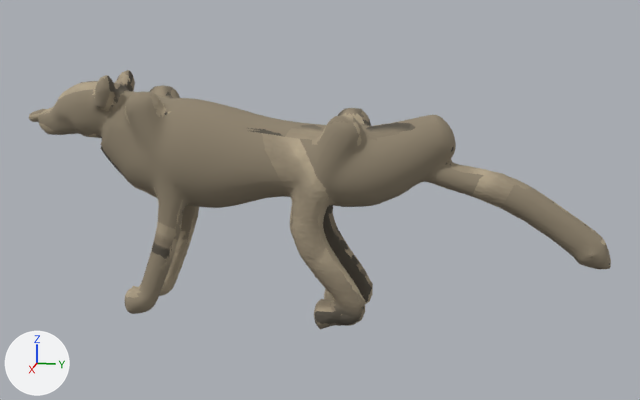
The glTF model assets/animals/wolf.glb as it was, and as the next commit left it.
The view is the same before and after, from a 50 mm lens placed at (2.979, 0.899, 1.173), pointed at (-0.009, 0.302, 0.426). Every picture has the same lights, and +X, +Y and +Z are marked at lower left. The first picture is the older version. Vertices at exactly the same position are counted once.

In view in the first picture: 'wolf'.
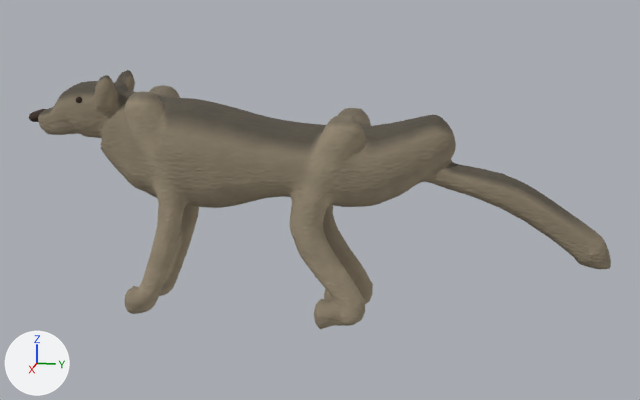
Where the change shows, as pixel boxes [x1, y1, x2, y2] in the pictures (640 x 400 px):
part 1 of me_wolf, surface changed
    both: [29, 70, 611, 329]

The change, as a diff of the scene's bpy script:
```diff
--- a/assets/animals/wolf.glb.py
+++ b/assets/animals/wolf.glb.py
@@ me_wolf @@
 # used by ob_wolf; location = (0.0, 0.0, 0.0)
-me_wolf.from_pydata(...)  # 9150 vertices, 18308 faces; spans x -0.15..0.15, y -0.79..1.3, z -0.01..0.86
+me_wolf.from_pydata(...)  # 9272 vertices, 18528 faces; spans x -0.15..0.15, y -0.79..1.3, z -0.01..0.86
+# me_wolf part 1: 18189 kept faces spanning x -0.15..0.15, y -0.79..1.3, z -0.01..0.86 get new texture (UV) coordinates
+# edits to the shape of me_wolf do not show in these pictures
 me_wolf.materials.append(mat_wolf)
```
